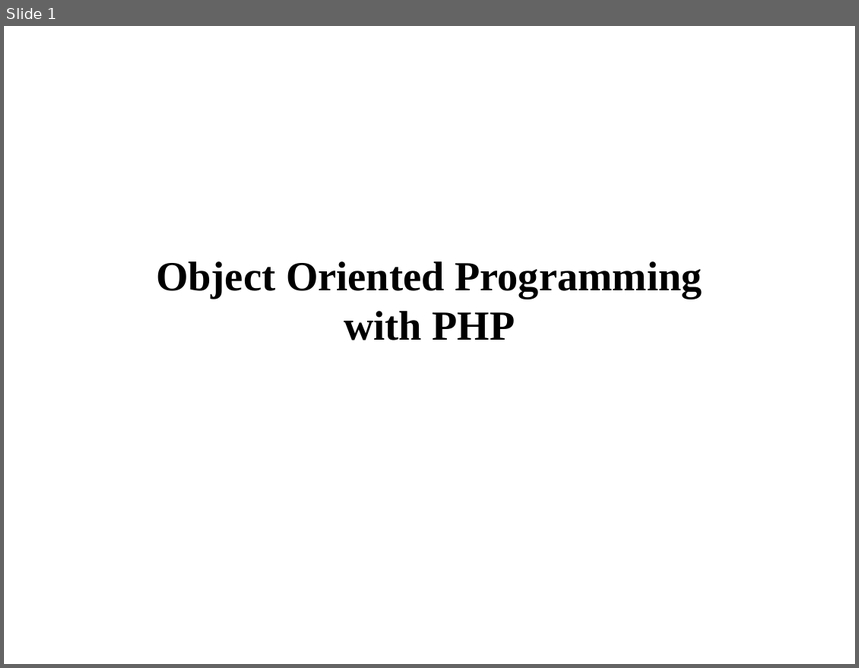
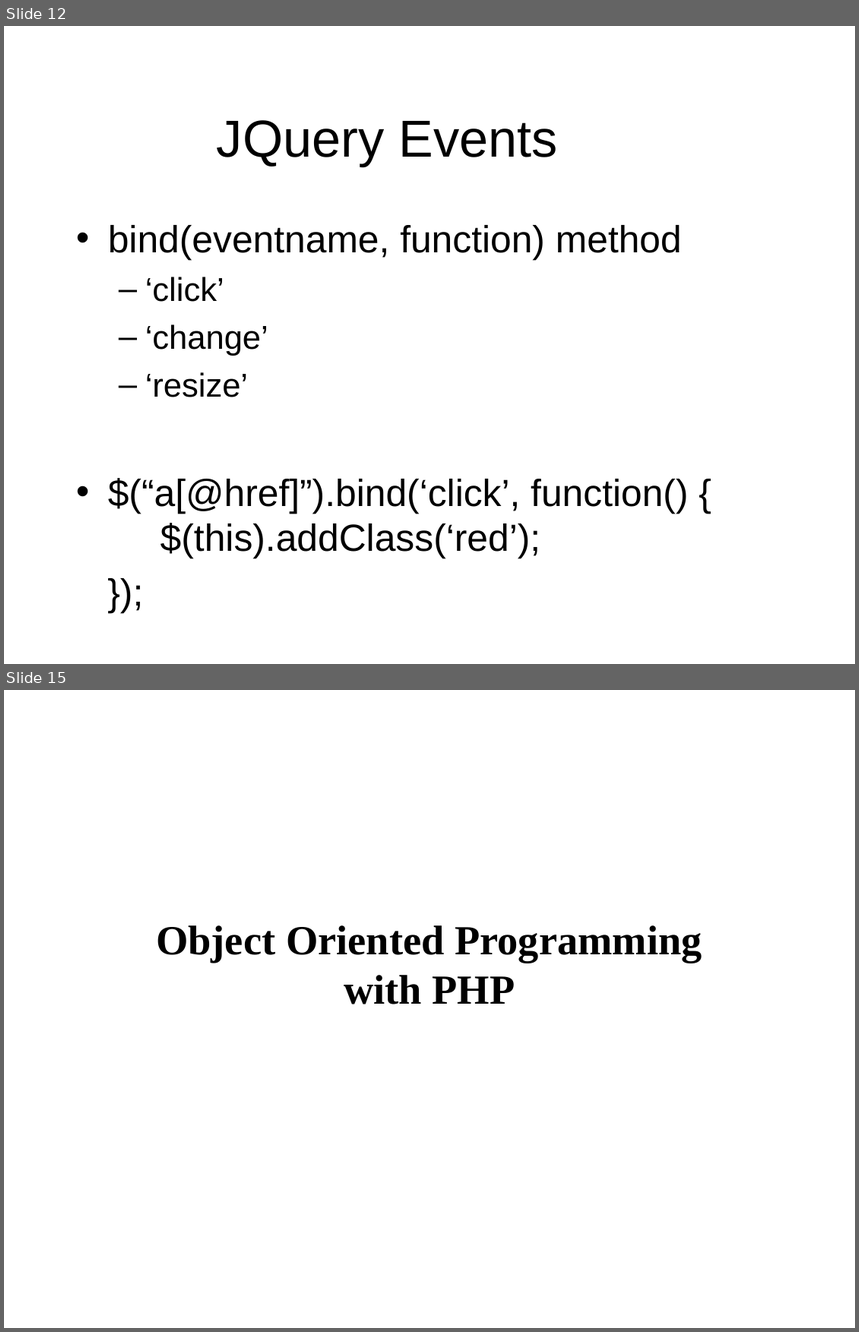
Before and after one commit to venerguevarra/php-workshop, a slide deck: presentation-deck/php.ppt. Shown one above the other, each under a label of ours: slide 1 before the commit, slides 12 and 15 after it; the slides between them are not shown. The pictures are 859x668 and 859x1332 pixels, drawn with LibreOffice and Linux fonts; fonts in the diff are those of the drawing. Boxes give left, top, right and bottom in pixels: in the first picture for what was removed or moved away, otherwise in the second. Text is boxed around its words. In the diff, an @@ line names an element or a change of style, - is before the commit and + after.

```diff
--- a/presentation-deck/php.ppt
+++ b/presentation-deck/php.ppt
@@ slide 12 added at <box>4,26,855,664</box>, background #FFFFFF @@
@@ text added at <box>217,120,557,166</box>, 44 pt, text #000000 @@
+JQuery Events
@@ text added at <box>108,225,688,560</box>, 32 pt, text #000000 @@
+• bind(eventname, function) method
+  – ‘click’
+  – ‘change’
+  – ‘resize’
+• $(“a[@href]”).bind(‘click’, function() {
+  $(this).addClass(‘red’);
+});
@@ what was slide 1 is now slide 15 @@
```
Also in this commit, not shown: 13 other slides added, 1 other file.
